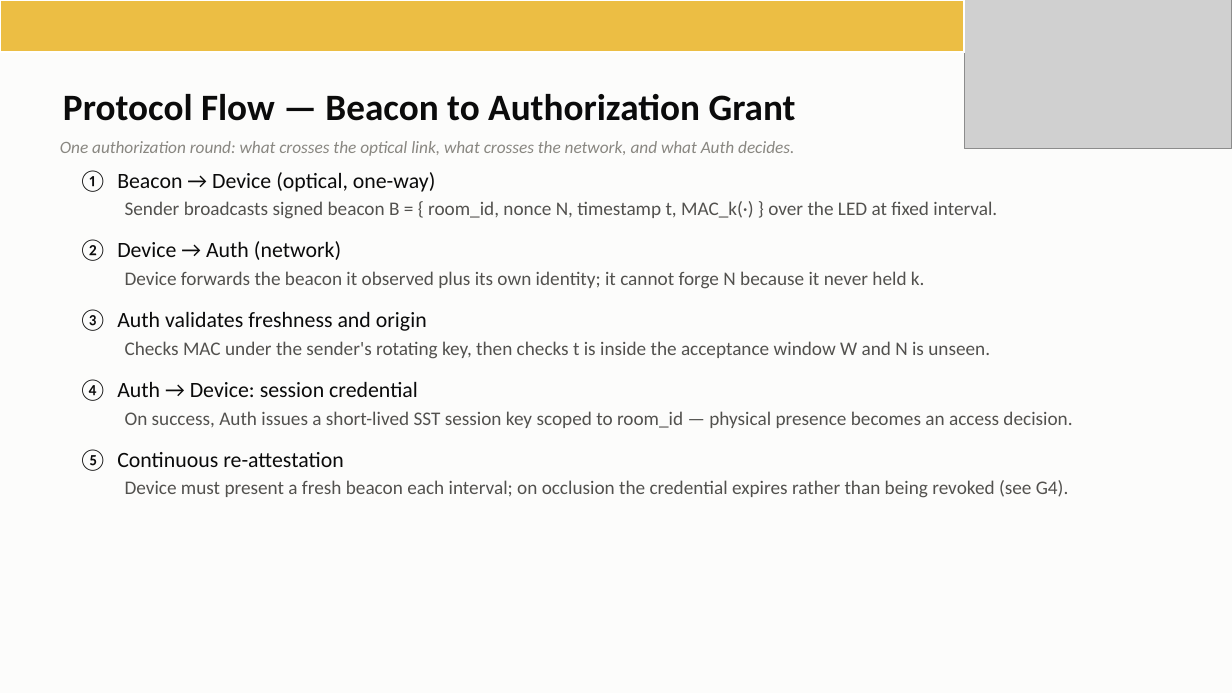
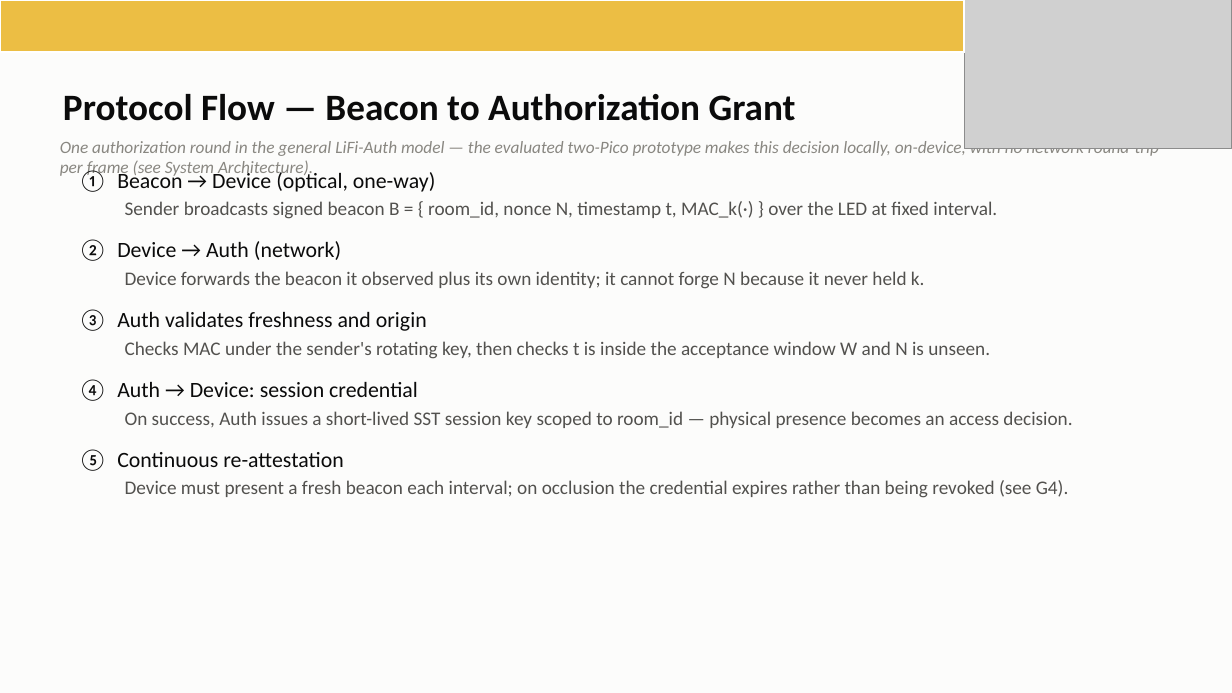
Before and after one commit to iotauth/lifi-auth, a slide deck: slide 13 of thesis_defense/lifi_thesis_defense.pptx. Drawn at 1232x693 pixels with LibreOffice and Linux fonts; fonts in the diff are those of the drawing; grey boxes stand for pictures. Boxes give left, top, right and bottom in pixels: in the first picture for what was removed or moved away, otherwise in the second. Text is boxed around its words. In the diff, an @@ line names an element or a change of style, - is before the commit and + after.

```diff
--- a/thesis_defense/lifi_thesis_defense.pptx
+++ b/thesis_defense/lifi_thesis_defense.pptx
@@ text at (x1=60, y1=139, x2=1159, y2=178): text changed @@
-One authorization round: what crosses the optical link, what crosses the network, and what Auth decides.
+One authorization round in the general LiFi-Auth model — the evaluated two-Pico prototype makes this decision locally, on-device, with no network round-trip per frame (see System Architecture).
```
Also in this commit, not shown: 2 other slides changed, 4 other files.
